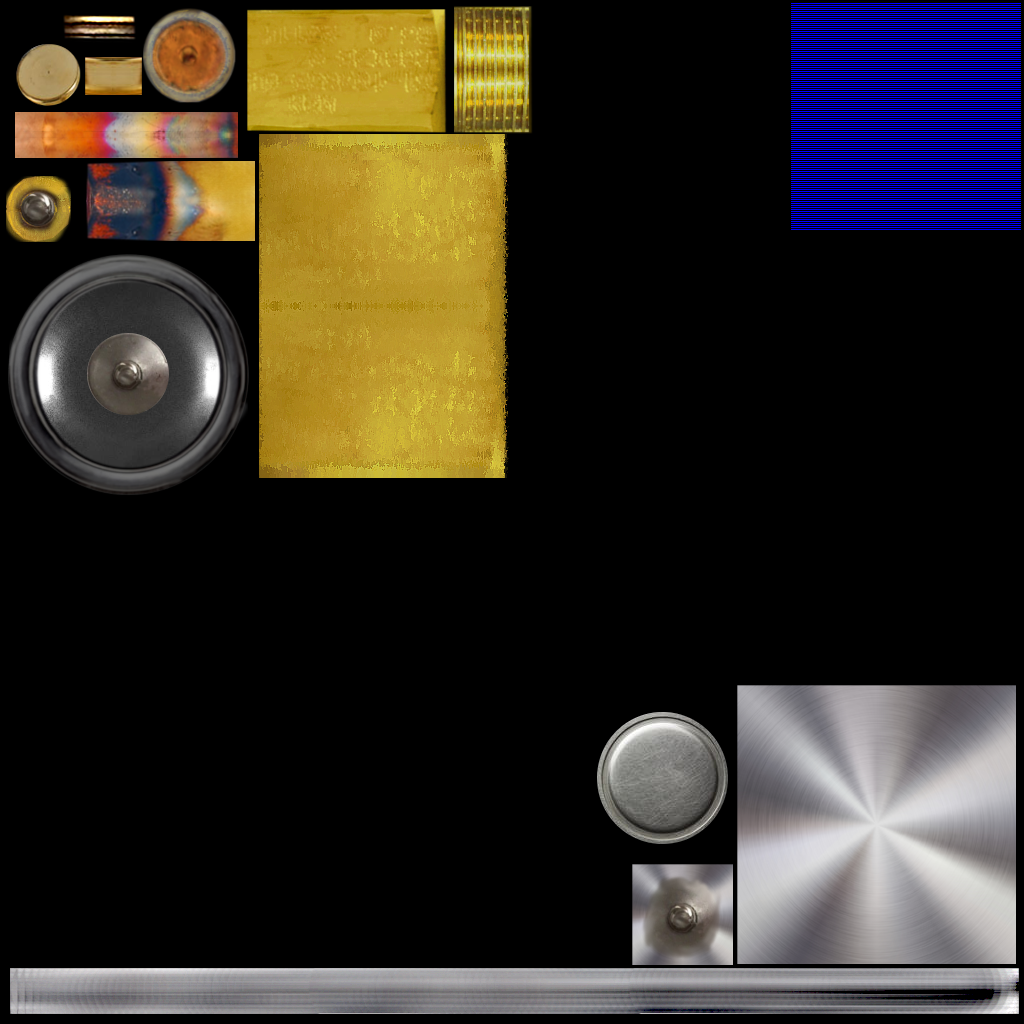
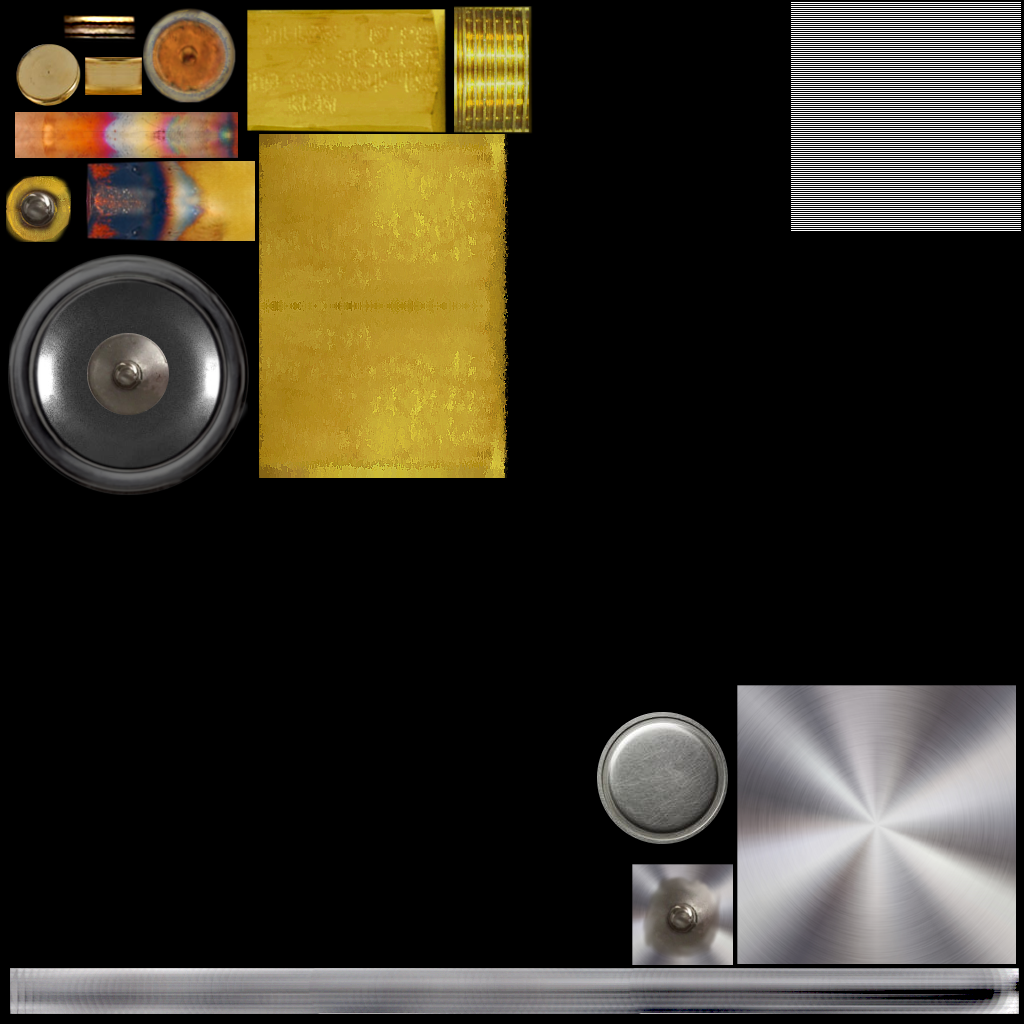
Layer changes from the first 1024×1024 image to the second:
painted on "Pasted Layer #23" over [791, 2, 1021, 231]
